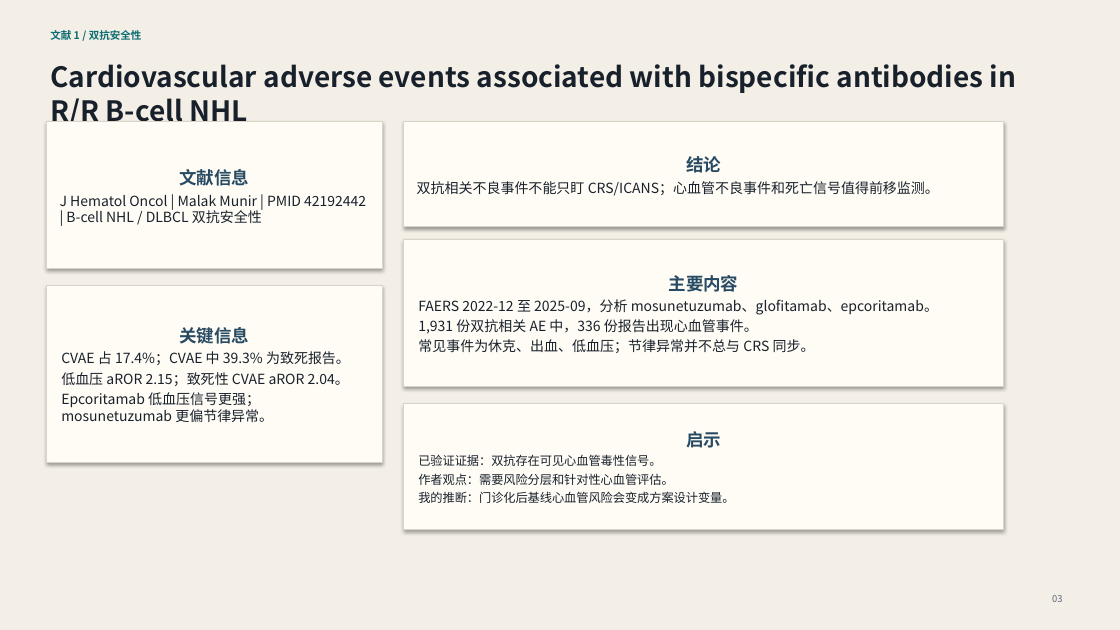
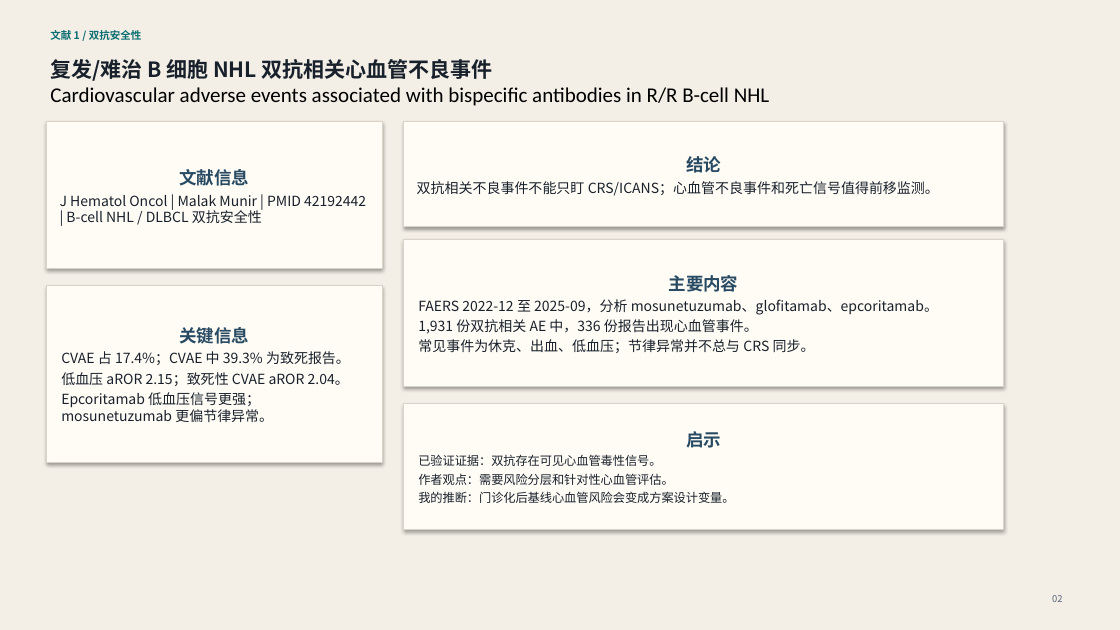
Before and after one commit to zhengyipharmacy-collab/pubmed-lymphoma-slides, a slide deck: slide 2 of archive/2026-06-02/pubmed-dlbcl-cnsl-btki-2026-06-02.pptx (slide 3 before the commit). Drawn at 1120x630 pixels with LibreOffice and Linux fonts; fonts in the diff are those of the drawing. Boxes give left, top, right and bottom in pixels: in the first picture for what was removed or moved away, otherwise in the second. Text is boxed around its words. In the diff, an @@ line names an element or a change of style, - is before the commit and + after.

```diff
--- a/archive/2026-06-02/pubmed-dlbcl-cnsl-btki-2026-06-02.pptx
+++ b/archive/2026-06-02/pubmed-dlbcl-cnsl-btki-2026-06-02.pptx
@@ text at bbox=[50, 56, 769, 106]: text changed; size 24 to 18 pt; font Noto Sans CJK SC to Calibri; text colour #18212B to #000000; bold off @@
-Cardiovascular adverse events associated with bispecific antibodies in R/R B-cell NHL
+复发/难治 B 细胞 NHL 双抗相关心血管不良事件
+Cardiovascular adverse events associated with bispecific antibodies in R/R B-cell NHL
```
Also in this commit, not shown: 11 other slides changed, 1 slide added, 1 slide removed, 5 other files.
